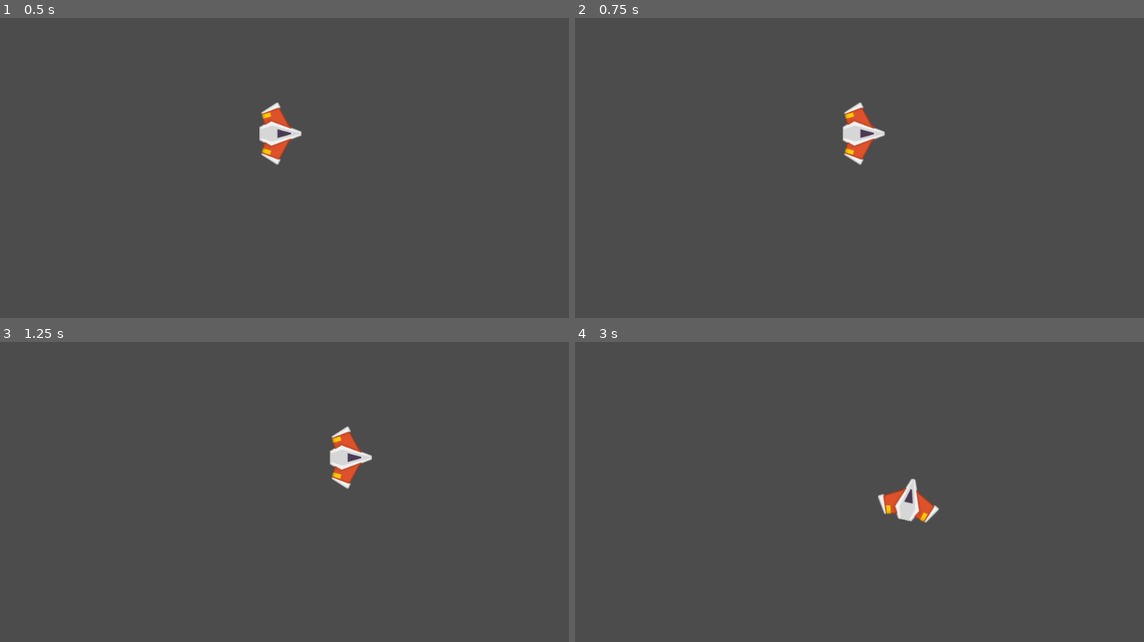
Above: before the commit, frames 1-4 (two rows, left to right).
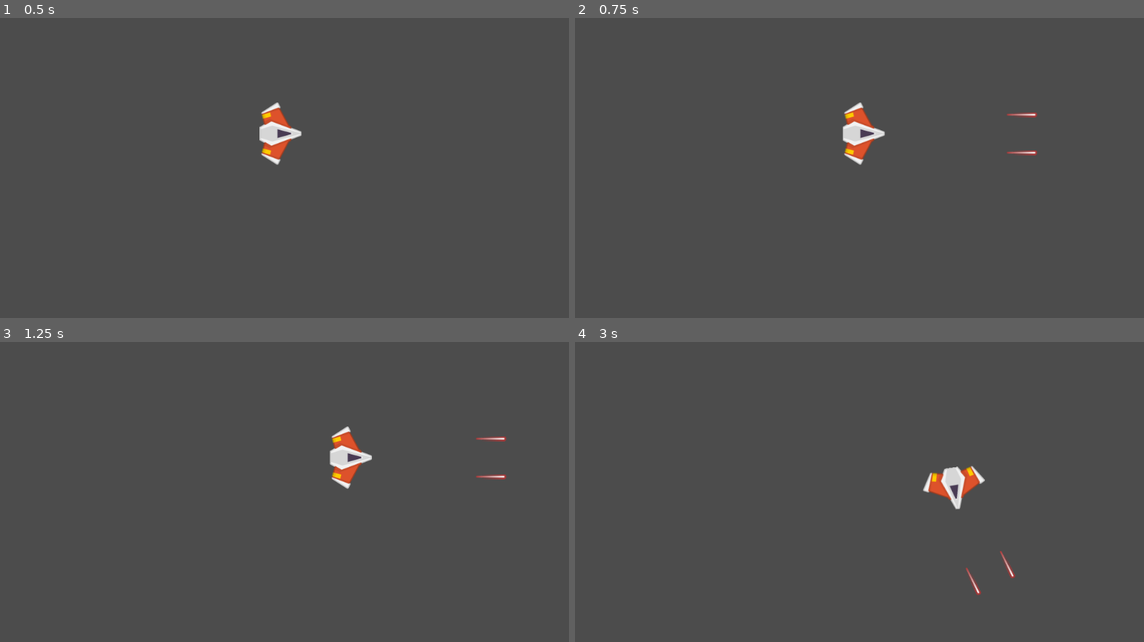
Above: after the commit, the same moments.

Repository: FernandoFranciscor333/Meteoritos_FernandoRomero
Game: Godot game, scene res://Juego/Niveles/NivelTest.tscn
Same seed, same stepped clock (60 frames per second), same inputs: the game is played once before the commit and once after it.
Inputs (mouse positions are in pixels of both pictures, inside the frame that each line leads up to):
- Up to frame 1 (0.5 s): no input
- Up to frame 2 (0.75 s): tap Enter at 0.5 s; move the mouse to (984, 135) at 0.52 s; press the mouse at (984, 135) at 0.53 s; hold W (mover_adelante) from 0.53 s (still down)
- Up to frame 3 (1.25 s): keep holding W (mover_adelante)
- Up to frame 4 (3 s): move the mouse to (740, 492) at 1.27 s; release W (mover_adelante) at 1.28 s; release the mouse at (740, 492) at 1.28 s; hold S (mover_atras) 1.28-2.03 s; tap A (rotar_antihorario) at 1.35 s; click (740, 492) at 1.55 s; move the mouse to (916, 402) at 2.02 s; hold D (rotar_horario) 2.03-2.78 s; hold W (mover_adelante) from 2.03 s (still down); click (916, 402) at 2.3 s; move the mouse to (831, 540) at 2.77 s; click (831, 540) at 2.85 s

Frame 1 is identical in both runs. In frame 2, 0.1% of the frame differs, in the area x 75-82%, y 31-46%; in frame 3, 0.1%; in frame 4, 1.8%, in the area x 53-78%, y 41-85%.

Commit message:
Disparos (3.2)

Diff:
--- /dev/null
+++ b/Meteoritos/Autoloads/Eventos.gd
@@ -0,0 +1,3 @@
+extends Node
+
+signal disparo(proyectil)
--- a/Meteoritos/Juego/Naves/Player/Player.gd
+++ b/Meteoritos/Juego/Naves/Player/Player.gd
@@ -8,6 +8,9 @@
 #Atributos
 var empuje:Vector2 = Vector2.ZERO
 var dir_rotacion:int = 280
+
+##Atributos Onready
+onready var canion:Canion = $Canion
 
 #Metodos
 func _integrate_forces(state: Physics2DDirectBodyState) -> void:
@@ -34,3 +37,10 @@
 		dir_rotacion -= 1
 	if Input.is_action_pressed("rotar_horario"):
 		dir_rotacion += 1
+
+	#Disparo
+	if Input.is_action_pressed("disparo_principal"):
+		canion.set_esta_disparando(true)
+
+	if Input.is_action_just_released("disparo_principal"):
+		canion.set_esta_disparando(false)
--- a/Meteoritos/Juego/Naves/Player/Player.tscn
+++ b/Meteoritos/Juego/Naves/Player/Player.tscn
@@ -1,8 +1,9 @@
-[gd_scene load_steps=5 format=2]
+[gd_scene load_steps=6 format=2]
 
 [ext_resource path="res://Juego/Naves/Player/playerShip2_orange.png" type="Texture" id=1]
 [ext_resource path="res://Juego/Naves/Player/Player.gd" type="Script" id=2]
 [ext_resource path="res://Juego/Naves/Player/MaterialFisico.tres" type="PhysicsMaterial" id=3]
+[ext_resource path="res://Juego/Proyectiles/Canion.tscn" type="PackedScene" id=5]
 
 [sub_resource type="CircleShape2D" id=1]
 radius = 41.4367
@@ -11,6 +12,7 @@
 physics_material_override = ExtResource( 3 )
 linear_damp = 4.0
 script = ExtResource( 2 )
+potencia_rotacion = 80
 
 [node name="Sprite" type="Sprite" parent="."]
 rotation = 1.5708
@@ -18,3 +20,7 @@
 
 [node name="CollisionShape2D" type="CollisionShape2D" parent="."]
 shape = SubResource( 1 )
+
+[node name="Canion" parent="." instance=ExtResource( 5 )]
+
+[editable path="Canion"]
--- /dev/null
+++ b/Meteoritos/Juego/Niveles/Nivel.gd
@@ -0,0 +1,22 @@
+class_name Nivel
+extends Node2D
+
+## Atributos Onready
+onready var contenedor_proyectiles:Node
+
+## Metodos
+func _ready() -> void:
+	conectar_seniales()
+	crear_contenedores()
+
+## Metodos Custom
+func conectar_seniales() -> void:
+	Eventos.connect("disparo",self, "_on_disparo")
+
+func crear_contenedores() -> void:
+	contenedor_proyectiles = Node.new()
+	contenedor_proyectiles.name = "ContenedorProyectiles"
+	add_child(contenedor_proyectiles)
+
+func _on_disparo(proyectil:Proyectil) -> void:
+	add_child(proyectil)
--- a/Meteoritos/Juego/Niveles/NivelTest.tscn
+++ b/Meteoritos/Juego/Niveles/NivelTest.tscn
@@ -1,12 +1,12 @@
 [gd_scene load_steps=3 format=2]
 
 [ext_resource path="res://Juego/Naves/Player/Player.tscn" type="PackedScene" id=1]
-[ext_resource path="res://Juego/Naves/Player/MaterialFisico.tres" type="PhysicsMaterial" id=2]
+[ext_resource path="res://Juego/Niveles/Nivel.gd" type="Script" id=2]
 
 [node name="NivelTest" type="Node2D"]
+script = ExtResource( 2 )
 
 [node name="Player" parent="." instance=ExtResource( 1 )]
 position = Vector2( 509, 270 )
-physics_material_override = ExtResource( 2 )
 gravity_scale = 0.0
 can_sleep = false
--- /dev/null
+++ b/Meteoritos/Juego/Proyectiles/Canion.gd
@@ -0,0 +1,58 @@
+class_name Canion
+extends Node2D
+
+##Atributos export
+
+export var proyectil:PackedScene = null
+export var cadencia_disparo:float = 0.8
+export var velocidad_proyectil:int = 100
+export var danio_proyectil:int = 1
+
+## Atributos onready
+onready var timer_enfriamiento:Timer = $TimerEnfriamiento
+onready var disparo_sfx:AudioStreamPlayer2D = $DisparosSFX
+onready var esta_enfriado:bool = true
+onready var esta_disparando:bool = false setget set_esta_disparando
+
+## Atributos
+var puntos_disparo:Array = []
+
+## Setters y Getters
+func set_esta_disparando(disparando:bool) -> void:
+	esta_disparando = disparando
+
+## Metodos
+func _ready() -> void:
+	almacenar_puntos_disparo()
+	timer_enfriamiento.wait_time = cadencia_disparo
+
+func _process(delta: float) -> void:
+	if esta_disparando and esta_enfriado:
+		disparar()
+
+
+## Metodos Custom
+
+func almacenar_puntos_disparo() -> void:
+	for nodo in get_children():
+		if nodo is Position2D:
+			puntos_disparo.append(nodo)
+
+func disparar() -> void:
+	esta_enfriado = false
+	timer_enfriamiento.start()
+	disparo_sfx.play()
+	for punto_disparo in puntos_disparo:
+		var new_proyectil:Proyectil = proyectil.instance()
+		new_proyectil.crear(
+			punto_disparo.global_position,
+			get_owner().rotation,
+			velocidad_proyectil,
+			danio_proyectil
+		)
+		Eventos.emit_signal("disparo", new_proyectil)
+
+
+
+func _on_TimerEnfriamiento_timeout() -> void:
+	esta_enfriado = true
--- /dev/null
+++ b/Meteoritos/Juego/Proyectiles/Canion.tscn
@@ -0,0 +1,26 @@
+[gd_scene load_steps=4 format=2]
+
+[ext_resource path="res://Juego/Proyectiles/Canion.gd" type="Script" id=1]
+[ext_resource path="res://Juego/Proyectiles/ProyectilNave.tscn" type="PackedScene" id=2]
+[ext_resource path="res://Juego/Proyectiles/disparo_sfx1.ogg" type="AudioStream" id=3]
+
+[node name="Canion" type="Node2D"]
+position = Vector2( 4, 0 )
+script = ExtResource( 1 )
+proyectil = ExtResource( 2 )
+cadencia_disparo = 0.25
+velocidad_proyectil = 1600
+
+[node name="PuntoIzquierdo" type="Position2D" parent="."]
+position = Vector2( 0, -34 )
+
+[node name="PuntoDerecho" type="Position2D" parent="."]
+position = Vector2( 0, 34 )
+
+[node name="DisparosSFX" type="AudioStreamPlayer2D" parent="."]
+stream = ExtResource( 3 )
+bus = "SFX"
+
+[node name="TimerEnfriamiento" type="Timer" parent="."]
+
+[connection signal="timeout" from="TimerEnfriamiento" to="." method="_on_TimerEnfriamiento_timeout"]
--- /dev/null
+++ b/Meteoritos/Juego/Proyectiles/ProyectilNave.gd
@@ -0,0 +1,20 @@
+class_name Proyectil
+extends Area2D
+
+##Atributos
+var velocidad:Vector2 = Vector2.ZERO
+var danio:float
+
+##Metodos
+func _physics_process(delta: float) -> void:
+	position += velocidad * delta
+
+## Constructor
+func crear(pos:Vector2, dir:float, vel:float, danio_p:int) -> void:
+	position = pos
+	rotation = dir
+	velocidad = Vector2(vel,0).rotated(dir)
+
+
+func _on_VisibilityNotifier2D_screen_exited() -> void:
+	queue_free()
--- /dev/null
+++ b/Meteoritos/Juego/Proyectiles/ProyectilNave.tscn
@@ -0,0 +1,21 @@
+[gd_scene load_steps=4 format=2]
+
+[ext_resource path="res://Juego/Proyectiles/DisparoNave.png" type="Texture" id=1]
+[ext_resource path="res://Juego/Proyectiles/ProyectilNave.gd" type="Script" id=2]
+
+[sub_resource type="RectangleShape2D" id=1]
+extents = Vector2( 29, 6 )
+
+[node name="ProyectilNave" type="Area2D"]
+script = ExtResource( 2 )
+
+[node name="Sprite" type="Sprite" parent="."]
+rotation = 1.5708
+texture = ExtResource( 1 )
+
+[node name="CollisionShape2D" type="CollisionShape2D" parent="."]
+shape = SubResource( 1 )
+
+[node name="VisibilityNotifier2D" type="VisibilityNotifier2D" parent="."]
+
+[connection signal="screen_exited" from="VisibilityNotifier2D" to="." method="_on_VisibilityNotifier2D_screen_exited"]
--- /dev/null
+++ b/Meteoritos/default_bus_layout.tres
@@ -0,0 +1,9 @@
+[gd_resource type="AudioBusLayout" format=2]
+
+[resource]
+bus/1/name = "SFX"
+bus/1/solo = false
+bus/1/mute = false
+bus/1/bypass_fx = false
+bus/1/volume_db = 0.0
+bus/1/send = "Master"
--- a/Meteoritos/project.godot
+++ b/Meteoritos/project.godot
@@ -9,13 +9,31 @@
 config_version=4
 
 _global_script_classes=[ {
+"base": "Node2D",
+"class": "Canion",
+"language": "GDScript",
+"path": "res://Juego/Proyectiles/Canion.gd"
+}, {
+"base": "Node2D",
+"class": "Nivel",
+"language": "GDScript",
+"path": "res://Juego/Niveles/Nivel.gd"
+}, {
 "base": "RigidBody2D",
 "class": "Player",
 "language": "GDScript",
 "path": "res://Juego/Naves/Player/Player.gd"
+}, {
+"base": "Area2D",
+"class": "Proyectil",
+"language": "GDScript",
+"path": "res://Juego/Proyectiles/ProyectilNave.gd"
 } ]
 _global_script_class_icons={
-"Player": ""
+"Canion": "",
+"Nivel": "",
+"Player": "",
+"Proyectil": ""
 }
 
 [application]
@@ -23,6 +41,10 @@
 config/name="Meteoritos"
 run/main_scene="res://Juego/Niveles/NivelTest.tscn"
 config/icon="res://icon.png"
+
+[autoload]
+
+Eventos="*res://Autoloads/Eventos.gd"
 
 [gui]
 
@@ -54,6 +76,12 @@
 , Object(InputEventKey,"resource_local_to_scene":false,"resource_name":"","device":0,"alt":false,"shift":false,"control":false,"meta":false,"command":false,"pressed":false,"scancode":0,"physical_scancode":16777231,"unicode":0,"echo":false,"script":null)
  ]
 }
+disparo_principal={
+"deadzone": 0.5,
+"events": [ Object(InputEventMouseButton,"resource_local_to_scene":false,"resource_name":"","device":0,"alt":false,"shift":false,"control":false,"meta":false,"command":false,"button_mask":0,"position":Vector2( 0, 0 ),"global_position":Vector2( 0, 0 ),"factor":1.0,"button_index":1,"pressed":false,"doubleclick":false,"script":null)
+, Object(InputEventKey,"resource_local_to_scene":false,"resource_name":"","device":0,"alt":false,"shift":false,"control":false,"meta":false,"command":false,"pressed":false,"scancode":0,"physical_scancode":32,"unicode":0,"echo":false,"script":null)
+ ]
+}
 
 [physics]
 
Binary file added: Meteoritos/Juego/Proyectiles/DisparoNave.png
Not shown, added: Meteoritos/Juego/Proyectiles/DisparoNave.png.import
Not shown, added: Meteoritos/Juego/Proyectiles/disparo_sfx1.ogg.import
Not shown, added: Meteoritos/Juego/Proyectiles/disparo_sfx1.ogg
